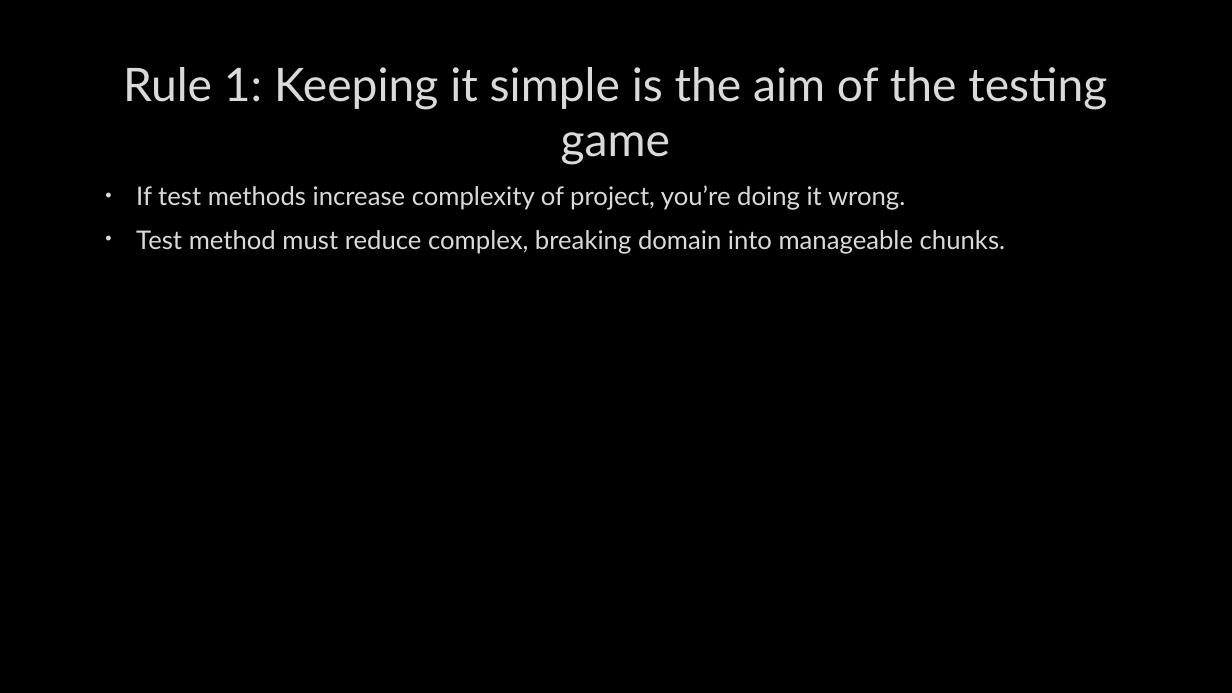
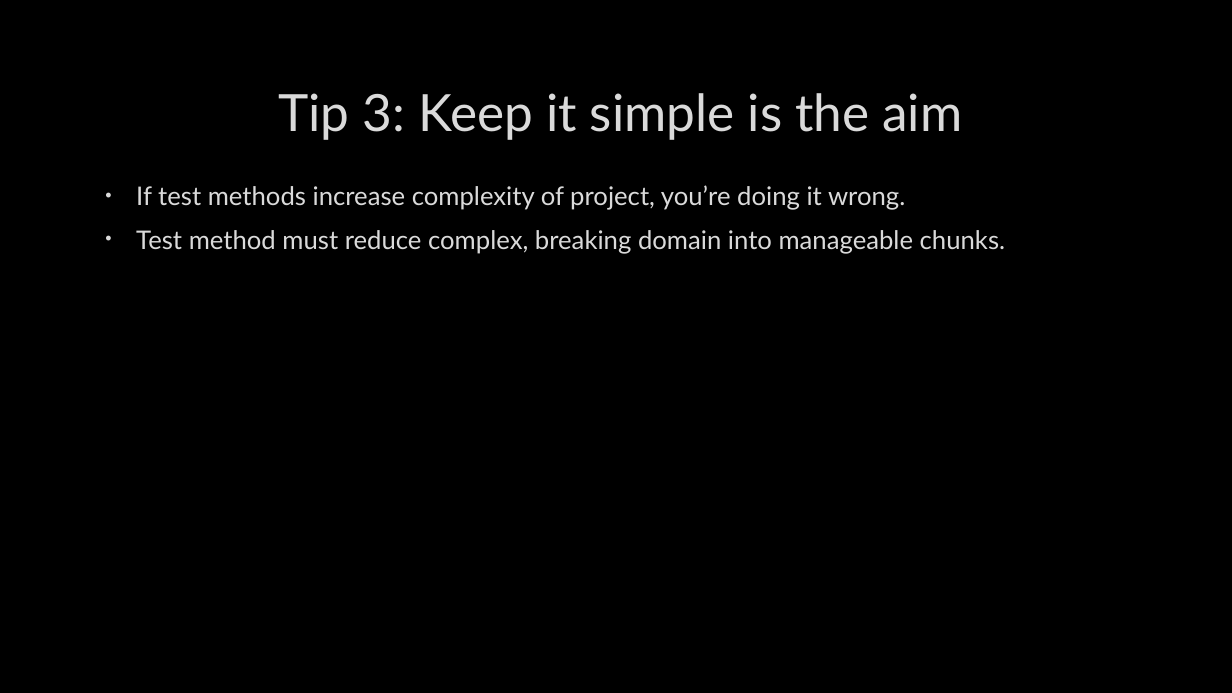
Before and after one commit to ddmee/pylondinium2018, a slide deck: slide 10 of testing - how to keep it simple.pptx. Drawn at 1232x693 pixels with LibreOffice and Linux fonts; fonts in the diff are those of the drawing; background and template pictures are left out. Boxes give left, top, right and bottom in pixels: in the first picture for what was removed or moved away, otherwise in the second. Text is boxed around its words. In the diff, an @@ line names an element or a change of style, - is before the commit and + after.

```diff
--- a/testing - how to keep it simple.pptx
+++ b/testing - how to keep it simple.pptx
@@ title at [278, 93, 963, 140]: text changed; size 36 to 40 pt @@
-Rule 1: Keeping it simple is the aim of the testing game
+Tip 3: Keep it simple is the aim
```
Also in this commit, not shown: 10 other slides changed, 2 slides added, 1 other file.
